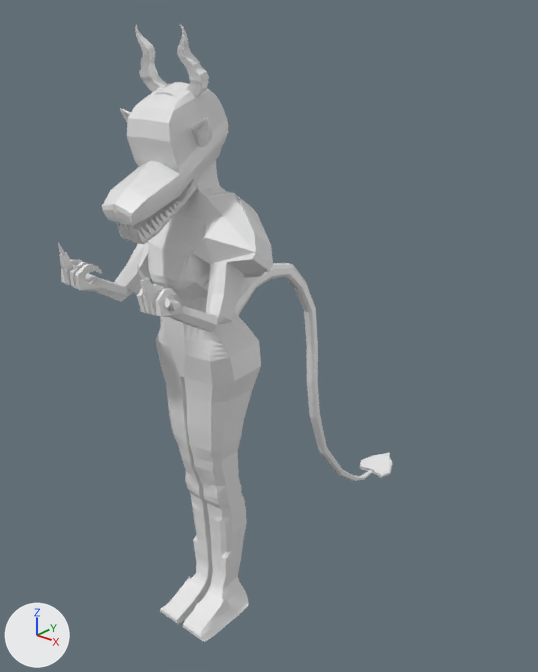
Two versions of the Blender file Blender/BEAR.blend, one commit apart.
Camera for both pictures: a 50 mm lens placed at (3.65, -3.68, 2.47), pointed at (-0.51, 1.22, -0.25). Lighting does not change. The marker at lower left points along +X, +Y and +Z.
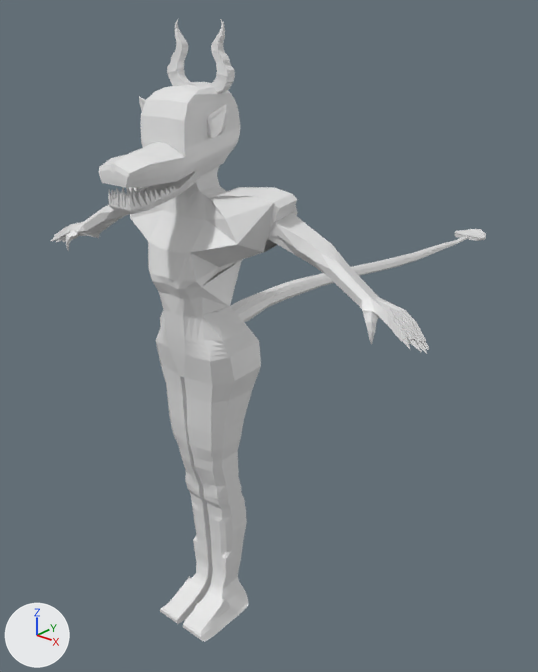
What changed in the scene script:
```text
Change me_cube:
    used by ob_cube; location = (-0.05, 0.0, 0.17); scale = (0.1, 0.1, 0.1)
    remove me_cube.from_pydata(...)  # 2155 vertices, 2047 faces, 4 loose edges; spans x 0.0..6.5, y -9.8..28.1, z -24.2..22.8
    add me_cube.from_pydata(...)  # 2155 vertices, 2047 faces, 4 loose edges; spans x 0.0..18.3, y -8.0..46.0, z -24.2..23.1
    me_cube part 1: 1394 of 2155 vertices moved; they spanned x 0.0..6.5, y -9.8..28.1, z -23.4..22.8 and now span x 0.0..18.3, y -8.0..46.0, z -0.5..23.1; mean shift (1.8, 3.6, 1.5); largest move (1.3, 24.2, -22.9) -> (1.3, 42.0, 0.1)
```

Location of each change, (x1, y1, x2, y2) in pixels of the pictures (538 x 672 px; the box of a moved part takes in the faces that stretch with it):
'Cube', reshaped (30% wider): before (58, 23, 393, 642); after (51, 19, 486, 642)
part 1 of me_cube, moved or reshaped: before (58, 23, 393, 481); after (51, 19, 486, 354)
